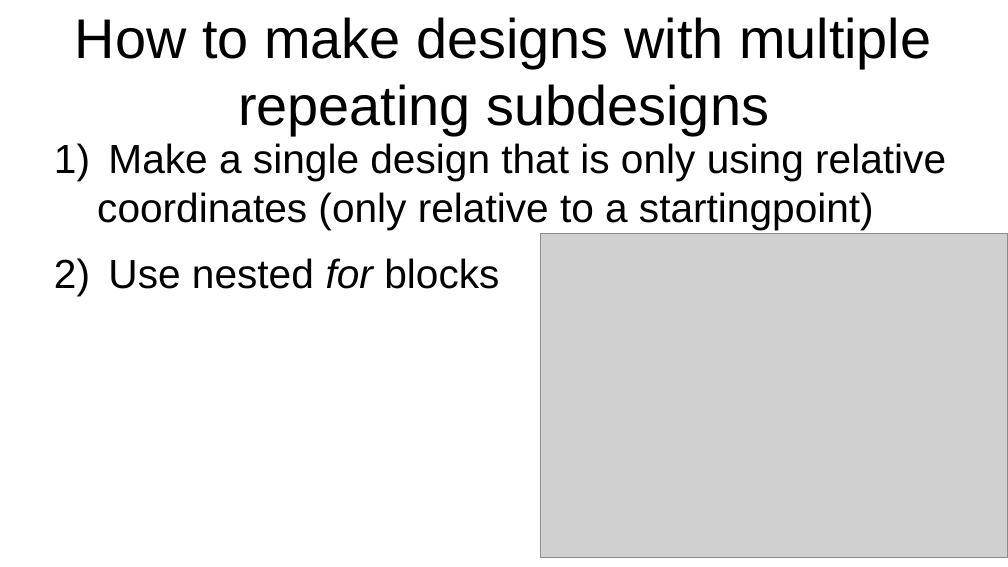
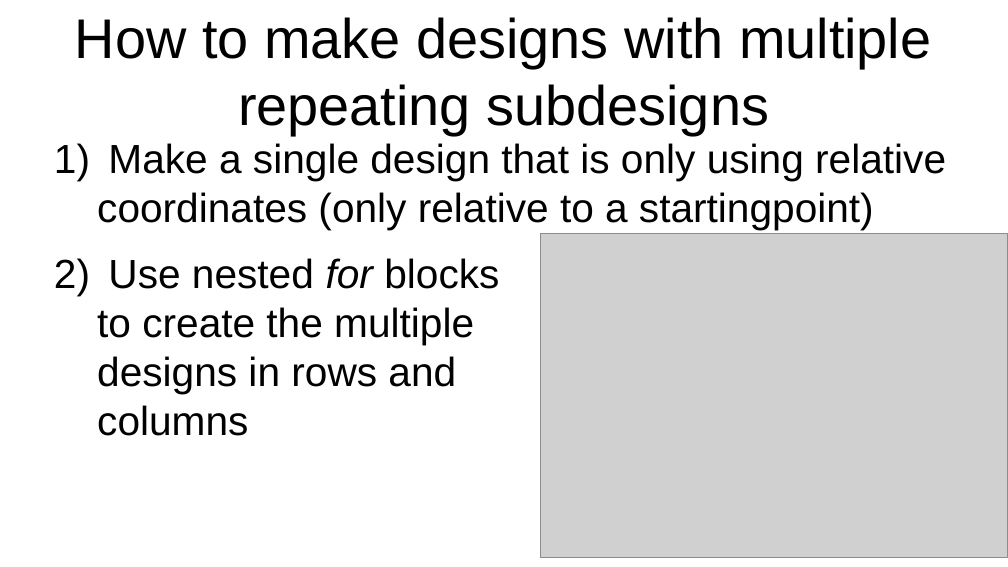
Before and after one commit to hansdejongehv/TSUSB, a slide deck: slide 3 of Miscellaneous/Repeated designs and backing.odp. Drawn at 1008x567 pixels with LibreOffice and Linux fonts; fonts in the diff are those of the drawing; grey boxes stand for pictures. Boxes give left, top, right and bottom in pixels: in the first picture for what was removed or moved away, otherwise in the second. Text is boxed around its words. In the diff, an @@ line names an element or a change of style, - is before the commit and + after.

Commit message:
Update on repeated designs

```diff
--- a/Miscellaneous/Repeated designs and backing.odp
+++ b/Miscellaneous/Repeated designs and backing.odp
@@ text at [97, 258, 499, 436]: text changed @@
-2) Use nested for blocks
+2) Use nested for blocks
+   to create the multiple
+   designs in rows and
+   columns
```
Also in this commit, not shown: 7 other slides changed, 2 other files.
